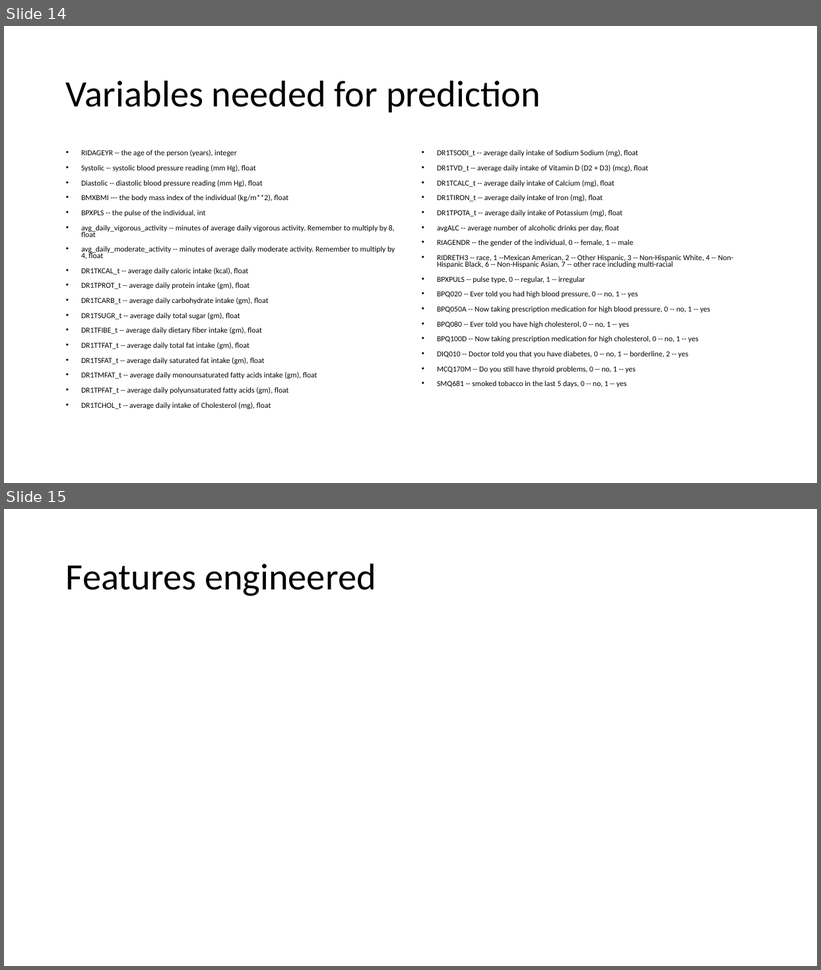
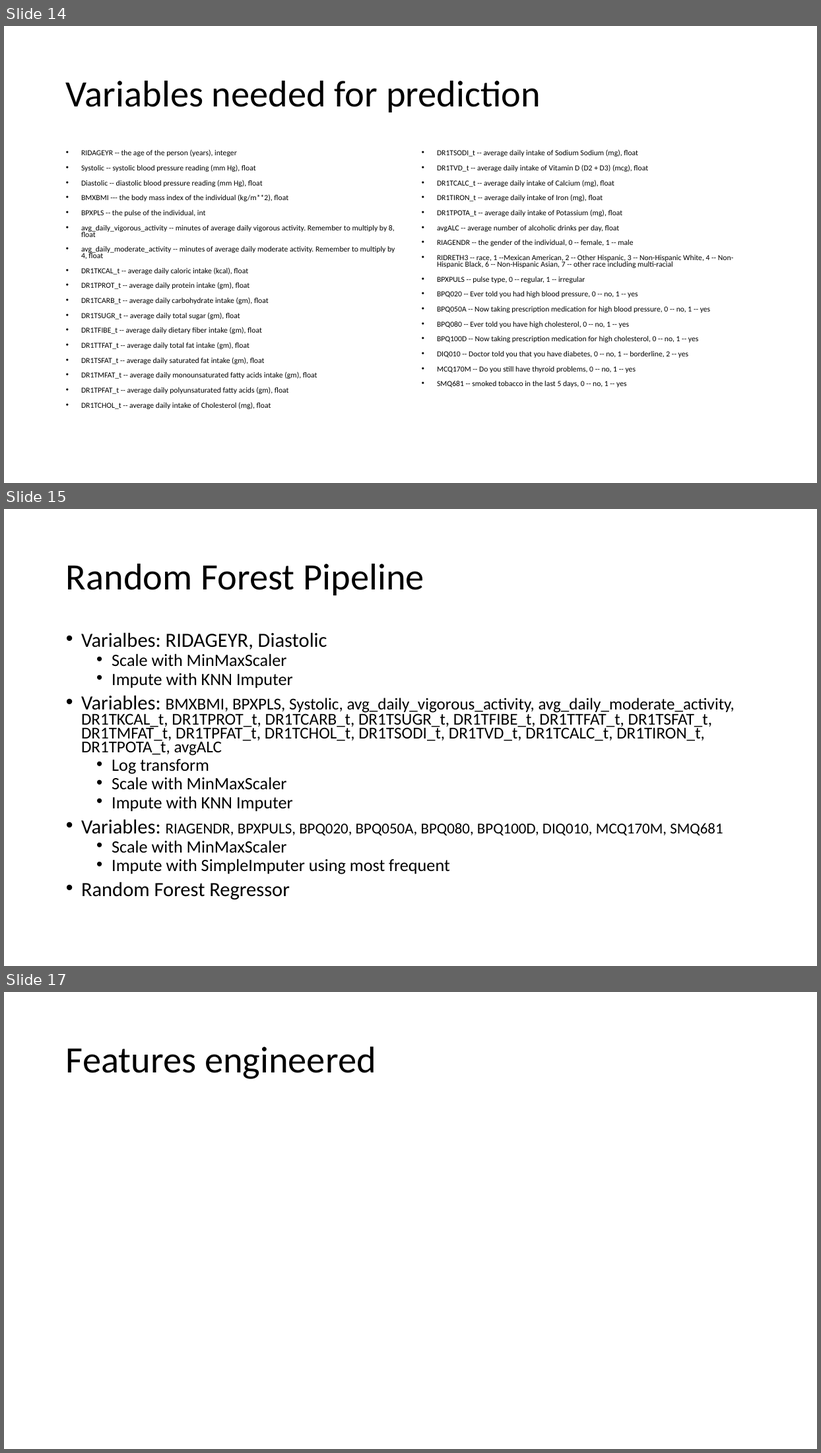
Before and after one commit to mathisme/ThinkfulDSFinalCapstone, a slide deck: Presentation.pptx. Shown one above the other, each under a label of ours: slides 14 and 15 before the commit, slides 14, 15 and 17 after it; the slides between them are not shown. The pictures are 821x970 and 821x1453 pixels, drawn with LibreOffice and Linux fonts; fonts in the diff are those of the drawing. Boxes give left, top, right and bottom in pixels: in the first picture for what was removed or moved away, otherwise in the second. Text is boxed around its words. In the diff, an @@ line names an element or a change of style, - is before the commit and + after.

```diff
--- a/Presentation.pptx
+++ b/Presentation.pptx
@@ slide 15 added at <box>4,509,817,966</box>, background #FFFFFF @@
@@ title added at <box>66,563,424,595</box>, 44 pt, text #000000 @@
+Random Forest Pipeline
@@ text added at <box>81,632,735,900</box>, 19.6 pt, text #000000 @@
+• Varialbes: RIDAGEYR, Diastolic
+  • Scale with MinMaxScaler
+  • Impute with KNN Imputer
+• Variables: BMXBMI, BPXPLS, Systolic, avg_daily_vigorous_activity, avg_daily_moderate_activity, DR1TKCAL_t, DR1TPROT_t, DR1TCARB_t, DR1TSUGR_t, DR1TFIBE_t, DR1TTFAT_t, DR1TSFAT_t, DR1TMFAT_t, DR1TPFAT_t, DR1TCHOL_t, DR1TSODI_t, DR1TVD_t, DR1TCALC_t, DR1TIRON_t, DR1TPOTA_t, avgALC
+  • Log transform
+  • Scale with MinMaxScaler
+  • Impute with KNN Imputer
+• Variables: RIAGENDR, BPXPULS, BPQ020, BPQ050A, BPQ080, BPQ100D, DIQ010, MCQ170M, SMQ681
+  • Scale with MinMaxScaler
+  • Impute with SimpleImputer using most frequent
+• Random Forest Regressor
@@ what was slide 15 is now slide 17 @@
```
Also in this commit, not shown: 2 slides changed, 1 other slide added, 1 other file.
